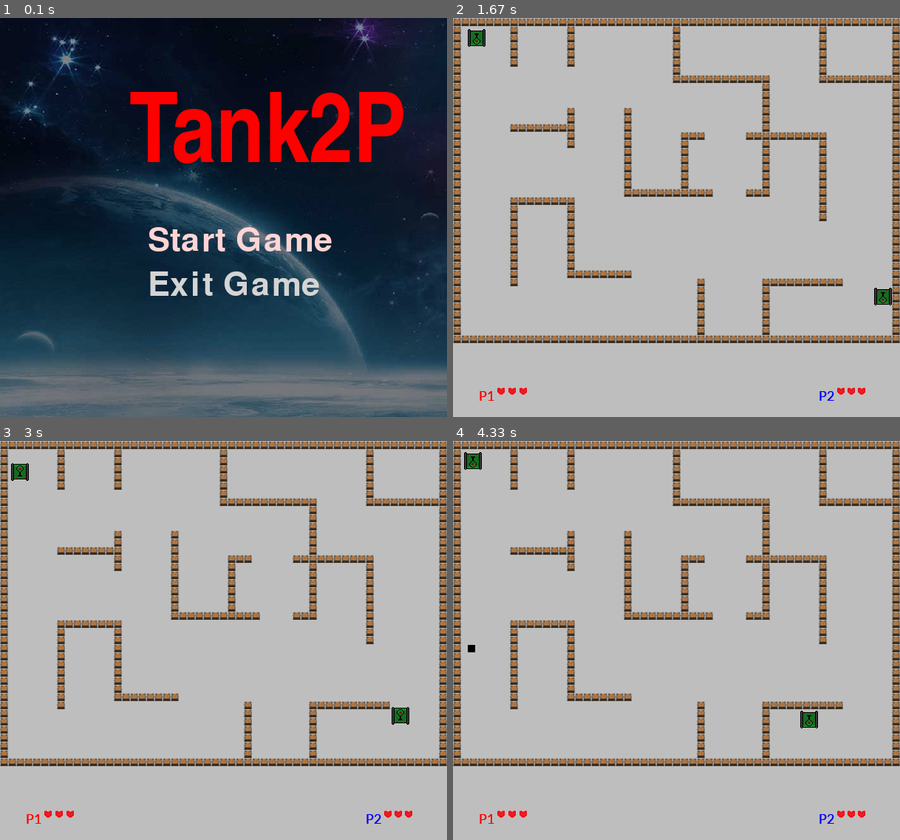
Above: before the commit, frames 1-4 (two rows, left to right).
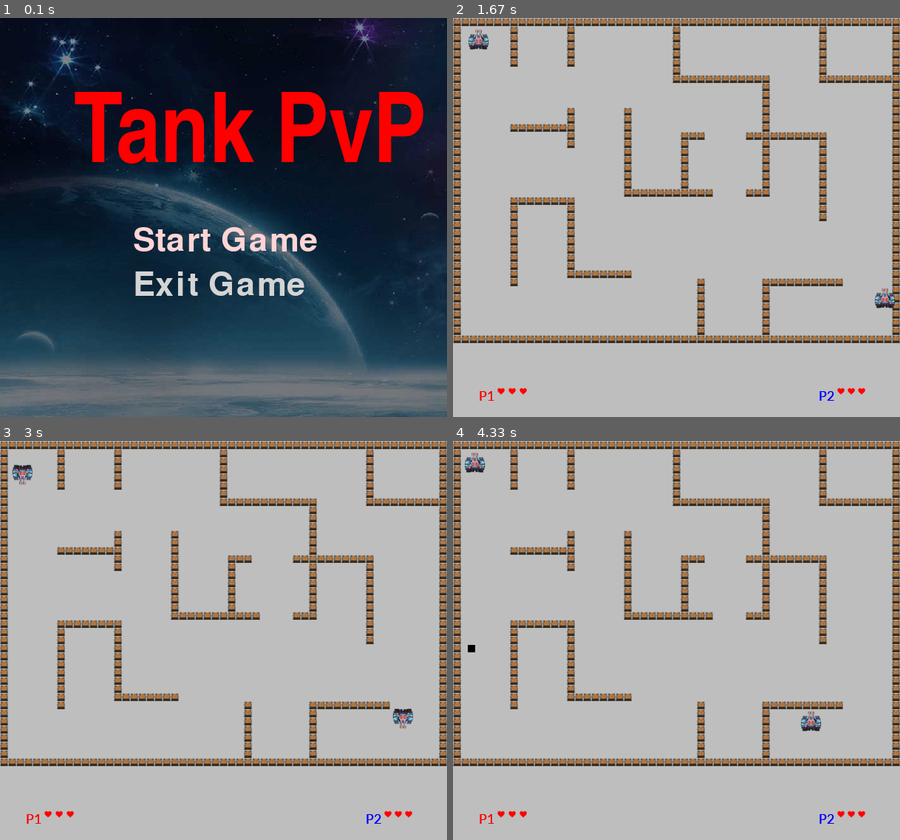
Above: after the commit, the same moments.

Repository: ThanhVu2702/Project_Pygame_Nhom18
Game: pygame game, started from ProJect_Pygame_Nhom18/BangBang/tank-game-master/TankPvP.py
Two runs of this game, one before a commit and one after it. Both use one fixed random seed, a clock stepped at 60 frames per second and the inputs below.
Inputs:
- Up to frame 1 (0.1 s): no input
- Up to frame 2 (1.67 s): click "Start Game" at 0.38 s; tap Enter at 0.67 s; hold Right 1-1.47 s; hold Up from 1.5 s (still down); hold W from 1.5 s (still down)
- Up to frame 3 (3 s): release Up at 1.8 s; release W at 1.8 s; hold Right 1.83-2.3 s; hold D 1.83-2.3 s; hold Left 2.33-2.87 s; hold A 2.33-2.87 s; hold Down from 2.9 s (still down); hold S from 2.9 s (still down)
- Up to frame 4 (4.33 s): release Down at 3.2 s; release S at 3.2 s; tap 4 at 3.23, 4.15 s; hold Left 3.57-3.97 s; hold A 3.57-3.97 s; hold Up from 4 s (still down); hold W from 4 s (still down)

The runs differ from the first frame. In frame 1, 10% of the frame differs, in the area x 16-95%, y 18-70%; in frame 2, 0.6%; in frame 3, 0.5%; in frame 4, 0.6%.

Commit message:
NEW UPDATE

Diff:
--- a/ProJect_Pygame_Nhom18/BangBang/tank-game-master/BangTinhDiem.txt
+++ b/ProJect_Pygame_Nhom18/BangBang/tank-game-master/BangTinhDiem.txt
@@ -1,2 +1,2 @@
-1,0
+1,1
 2,0
--- a/ProJect_Pygame_Nhom18/BangBang/tank-game-master/TankPvP.py
+++ b/ProJect_Pygame_Nhom18/BangBang/tank-game-master/TankPvP.py
@@ -40,14 +40,14 @@
     '''
     if option == 0: #Xe tăng 1 có tốc độ bắn nhanh hơn và di chuyển nhanh hơn, nhưng có lượng máu thấp hơn:
 
-        player.cooldown = 10 #Giảm cooldown để bắn nhanh hơn
+        player.cooldown = 30 #Giảm cooldown để bắn nhanh hơn
         player.health = 3
         player.speed = 5
         player.pics = ver1 # ảnh dùng cho xe tăng loại 1
         player.image = ver1[0] # Ảnh hiển thị đầu tiên cho xe tăng loại 1
 
     elif option == 1: #tốc độ bắn và di chuyển chậm, nhưng nhiều máu
-        player.cooldown = 25
+        player.cooldown = 45
         player.health = 6
         player.speed = 3
         player.pics = ver2
@@ -60,8 +60,8 @@
     :param player: player1 hoặc player2,
     :return: không trả về gì, nhưng giúp di chuyển các sprite của người chơi quanh bản đồ.
     Di chuyển:
-    Tùy thuộc vào các phím được thiết lập cho di chuyển trên sprite của người chơi,nếu
-    một trong những phím đó được bấm, giá trị left hoặc top của đối tượng sprite sẽ được tăng lên
+    Tùy thuộc vào các phím được thiết lập cho di chuyển trên sprite của người chơi,
+    nếu một trong những phím đó được bấm, giá trị left hoặc top của đối tượng sprite sẽ được tăng lên
     với tốc độ nhất định, dựa vào lớp xe tăng của họ. Hướng di chuyển của người chơi được thiết lập dựa trên phím được bấm,
     và hình ảnh của sprite thay đổi để phù hợp với chuyển động.
 
@@ -232,8 +232,8 @@
     pygame.mixer.music.play(-1)
 
 
-    Title = my_font.render('Tank2P', True, (255, 0, 0)) #màu đỏ
-    text_rect = Title.get_rect(center=(screen.get_width() / 2, screen.get_height() / 4))  # giả sử bạn muốn chữ ở vị trí y = 100
+    Title = my_font.render('Tank PvP', True, (255, 0, 0)) #màu đỏ
+    text_rect = Title.get_rect(center=(screen.get_width() / 2, screen.get_height() / 4))
 
     # Vẽ dòng chữ lên màn hình
     screen.blit(Title, text_rect)
@@ -273,9 +273,9 @@
             Exit_label = my_font2.render('Exit Game', True, (212,212,212))
 
             screen.blit(screenPIC, (0,0))
-            screen.blit(Title, (175,100))
-            screen.blit(Start_label, (200,280))                 #bliting the labels
-            screen.blit(Exit_label, (200, 340))
+            screen.blit(Title, (100,100))  #căn giữa Tank2P
+            screen.blit(Start_label, (180,280))                 #bliting the labels
+            screen.blit(Exit_label, (180, 340))
             pygame.display.flip()
 
             for ev in pygame.event.get():
@@ -320,7 +320,13 @@
     instructionP1 = pygame.image.load('ProJect_Pygame_Nhom18/BangBang/tank-game-master/instruction2.png')           #pics with player controls, help users learn the controls of their tanks
     instructionP2 = pygame.image.load('ProJect_Pygame_Nhom18/BangBang/tank-game-master/instruction1.png')
 
-    Title = my_font3.render('Game Instructions', True, (9,225,242))
+    Title = my_font3.render('Select Tank', True, (9,225,242))
+    # Lấy hình chữ nhật bao quanh văn bản
+    Title_rect = Title.get_rect()
+    # Canh lề giữa cho văn bản
+    Title_rect.centerx = screen.get_rect().centerx
+    # Vẽ văn bản lên màn hình
+    screen.blit(Title, Title_rect)
     p1Title = my_font4.render('P1', True, (255,255,0)) #chữ màu vàng nền trong suốt
     p2Title = my_font4.render('P2', True, (255,255,0))
 
@@ -381,7 +387,7 @@
         p2statsReload = my_font5.render('Reload: ' + stats[Opt2][2], True, (212,212,212))
 
         screen.blit(screenPIC, (0,0))
-        screen.blit(Title, (70, 70)) # tọa độ dòng chữ Game Insruction
+        screen.blit(Title, (170, 70)) # tọa độ dòng chữ Select Tank
 
         screen.blit(p1Title, (160, 150))
         screen.blit(p2Title, (420, 150))
@@ -537,7 +543,7 @@
         p2Scores = my_font2.render('Player 2:  '+ str(scoredata['2']), True, (255,255,255))
 
         screen.blit(screenPIC, (0,0))
-        screen.blit(Title, (120,50))
+        screen.blit(Title, (60,50))
         screen.blit(WinnerTitle, (165,200))
         screen.blit(scoreTitle, (245,280))
         screen.blit(p1Scores, (60,340))
@@ -589,21 +595,21 @@
 
 explode = pygame.mixer.Sound('ProJect_Pygame_Nhom18/BangBang/tank-game-master/explosion.ogg')
 shoot = pygame.mixer.Sound('ProJect_Pygame_Nhom18/BangBang/tank-game-master/fire.ogg')          #sound effects and music
-musicList = ['ProJect_Pygame_Nhom18/BangBang/tank-game-master/menuSong.ogg','ProJect_Pygame_Nhom18/BangBang/tank-game-master/selectSong.ogg','ProJect_Pygame_Nhom18/BangBang/tank-game-master/battleSong.ogg','ProJect_Pygame_Nhom18/BangBang/tank-game-master/endSong.ogg']
+musicList = ['ProJect_Pygame_Nhom18/BangBang/tank-game-master/menuMusic.mp3','ProJect_Pygame_Nhom18/BangBang/tank-game-master/selectSong.mp3','ProJect_Pygame_Nhom18/BangBang/tank-game-master/mbattle.ogg','ProJect_Pygame_Nhom18/BangBang/tank-game-master/endMusic.mp3']
 
 maps = ['ProJect_Pygame_Nhom18/BangBang/tank-game-master/map1.txt', 'ProJect_Pygame_Nhom18/BangBang/tank-game-master/map2.txt', 'ProJect_Pygame_Nhom18/BangBang/tank-game-master/map3.txt']
 tiles = pygame.image.load('ProJect_Pygame_Nhom18/BangBang/tank-game-master/tile.png')
 
 explosion = pygame.image.load('ProJect_Pygame_Nhom18/BangBang/tank-game-master/vuno.png')
-imageUp_v1 = pygame.image.load('ProJect_Pygame_Nhom18/BangBang/tank-game-master/ver1 up.png')
-imageDown_v1 = pygame.image.load('ProJect_Pygame_Nhom18/BangBang/tank-game-master/ver1 down.png')
-imageRight_v1 = pygame.image.load('ProJect_Pygame_Nhom18/BangBang/tank-game-master/ver1 right.png')     #load images for the tanks
-imageLeft_v1 = pygame.image.load('ProJect_Pygame_Nhom18/BangBang/tank-game-master/ver1 left.png')
-
-imageUp_v2 = pygame.image.load('ProJect_Pygame_Nhom18/BangBang/tank-game-master/ver2 up.png')
-imageDown_v2 = pygame.image.load('ProJect_Pygame_Nhom18/BangBang/tank-game-master/ver2 down.png')
-imageRight_v2 = pygame.image.load('ProJect_Pygame_Nhom18/BangBang/tank-game-master/ver2 right.png')
-imageLeft_v2 = pygame.image.load('ProJect_Pygame_Nhom18/BangBang/tank-game-master/ver2 left.png')
+imageUp_v1 = pygame.image.load('ProJect_Pygame_Nhom18/BangBang/tank-game-master/tank1 up.png')
+imageDown_v1 = pygame.image.load('ProJect_Pygame_Nhom18/BangBang/tank-game-master/tank1 down.png')
+imageRight_v1 = pygame.image.load('ProJect_Pygame_Nhom18/BangBang/tank-game-master/tank1 right.png')     #load images for the tanks
+imageLeft_v1 = pygame.image.load('ProJect_Pygame_Nhom18/BangBang/tank-game-master/tank1 left.png')
+
+imageUp_v2 = pygame.image.load('ProJect_Pygame_Nhom18/BangBang/tank-game-master/tank2 up.png')
+imageDown_v2 = pygame.image.load('ProJect_Pygame_Nhom18/BangBang/tank-game-master/tank2 down.png')
+imageRight_v2 = pygame.image.load('ProJect_Pygame_Nhom18/BangBang/tank-game-master/tank2 right.png')
+imageLeft_v2 = pygame.image.load('ProJect_Pygame_Nhom18/BangBang/tank-game-master/tank2 left.png')
 
 ver1 = [imageUp_v1,imageDown_v1,imageRight_v1,imageLeft_v1]
 ver2 = [imageUp_v2,imageDown_v2,imageRight_v2,imageLeft_v2]
Binary file changed: ProJect_Pygame_Nhom18/BangBang/tank-game-master/blood.png
Binary file added: ProJect_Pygame_Nhom18/BangBang/tank-game-master/tank1 down.png
Binary file added: ProJect_Pygame_Nhom18/BangBang/tank-game-master/tank1 left.png
Binary file added: ProJect_Pygame_Nhom18/BangBang/tank-game-master/tank1 right.png
Binary file added: ProJect_Pygame_Nhom18/BangBang/tank-game-master/tank1 up.png
Binary file added: ProJect_Pygame_Nhom18/BangBang/tank-game-master/tank2 down.png
Binary file added: ProJect_Pygame_Nhom18/BangBang/tank-game-master/tank2 left.png
Binary file added: ProJect_Pygame_Nhom18/BangBang/tank-game-master/tank2 right.png
Binary file added: ProJect_Pygame_Nhom18/BangBang/tank-game-master/tank2 up.png
Binary file removed: ProJect_Pygame_Nhom18/BangBang/tank-game-master/ver1 down.png
Binary file removed: ProJect_Pygame_Nhom18/BangBang/tank-game-master/ver1 left.png
Binary file removed: ProJect_Pygame_Nhom18/BangBang/tank-game-master/ver1 right.png
(and 13 more such lines)
